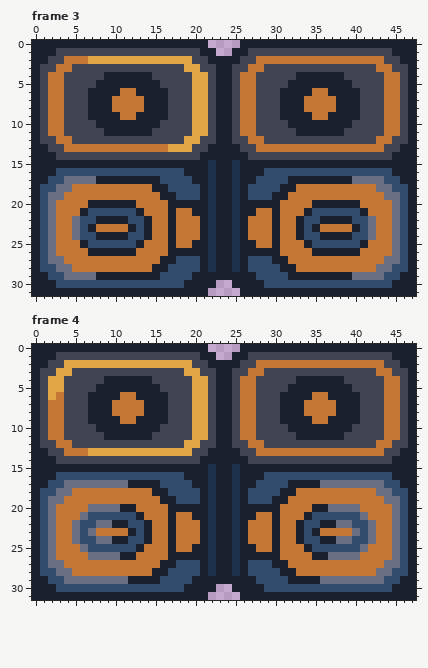
A pixel-art file gets an edit: Projetasso/Code Wars 2 - The Offline Server/new_sprites._/em_construçao/ambinte/porta_frente.aseprite. The first picture shows the starting point.
48x32 pixels, 23 frames. Shown: frame 3, frame 4. The commit also changed other frames, which this record leaves out.
After:
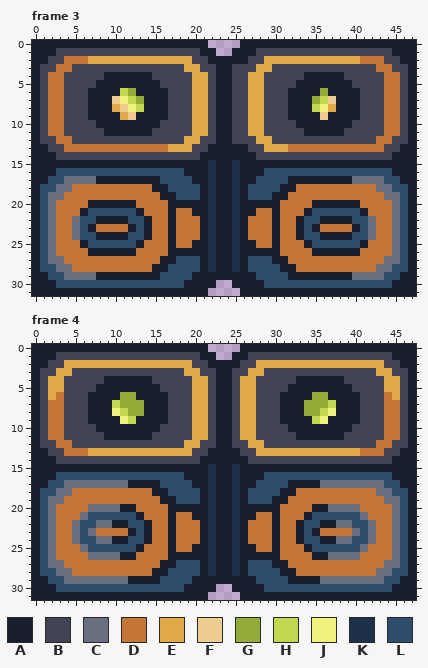
Palette (. is transparent): A #1a1f2e  B #414453  C #696f80  D #c57835  E #e1a845  F #eecb90  G #94ad39  H #c2d64f  J #eff37c  K #1e314b  L #2f4c6c
The exact change:
Frame 3:
Colour B becomes colour A in row 1 at x 27; in row 2 at x 26; in row 13 at x 26; in row 14 at x 27.
Colour D becomes colour A in row 6 at x 35; in rows 7 to 8 at x 34; in row 9 at x 35.
Colour A becomes colour B in row 4 at x 33; in row 5 at x 32; in rows 6 to 9 at x 31; in row 10 at x 32; in row 11 at x 33.
Colour D becomes colour B in row 2 at x 28; in row 3 at x 27; in rows 4 to 11 at x 26; in row 12 at x 27; in row 13 at x 28.
Colour B becomes colour E in row 3 at x 29; in rows 4 to 11 at x 28; in row 12 at x 29.
Colour D becomes colour E in row 2 at x 29 to 40; in row 3 at x 28; in rows 4 to 7 at x 27; in row 8 at x 10, 27 and 37; in row 9 at x 11 and 27; in rows 10 to 11 at x 27.
Colour D becomes colour E in row 12 at x 28; in row 13 at x 29 to 31.
Colour D becomes colour F in row 7 at x 10 and 37; in row 8 at x 11; in row 9 at x 12 and 36.
Colour D becomes colour G in row 6 at x 12 and 36; in row 7 at x 13 and 35.
Colour D becomes colour H in row 6 at x 11; in row 7 at x 12 and 36; in row 8 at x 13 and 35.
Colour D becomes colour J in row 7 at x 11; in row 8 at x 12 and 36.
Frame 4:
Colour D becomes colour E in row 2 at x 28 to 43; in row 3 at x 27 to 28 and 43 to 44; in rows 4 to 5 at x 26 to 27 and 44 to 45; in row 6 at x 26 to 27 and 45; in rows 7 to 11 at x 26 to 27; in row 12 at x 27 to 28.
Colour D becomes colour E in row 13 at x 28 to 40.
Colour D becomes colour G in row 6 at x 11 to 12 and 35 to 36; in row 7 at x 11 to 13 and 34 to 36; in row 8 at x 12 to 13 and 34 to 35.
Colour D becomes colour H in row 7 at x 10 and 37; in row 8 at x 11 and 36; in row 9 at x 12 and 35.
Colour D becomes colour J in row 8 at x 10 and 37; in row 9 at x 11 and 36.
Changed places in both pictures, as pixel boxes (x1, y1, x2, y2):
changed: (240, 48, 360, 160)
changed: (112, 88, 144, 120)
changed: (240, 360, 400, 456)
changed: (112, 392, 144, 424)
